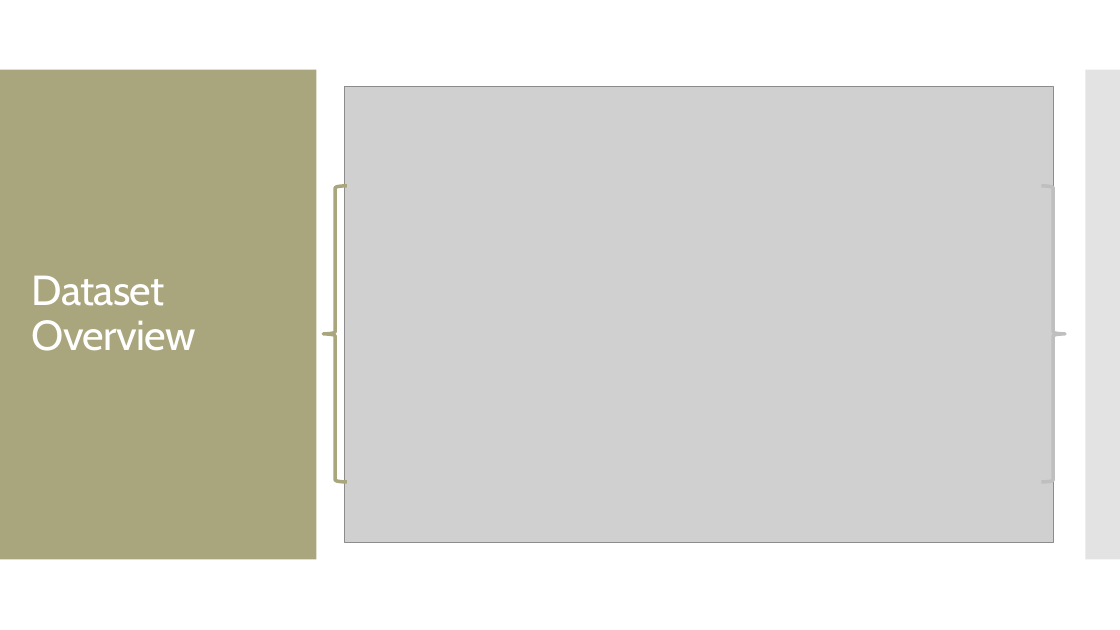
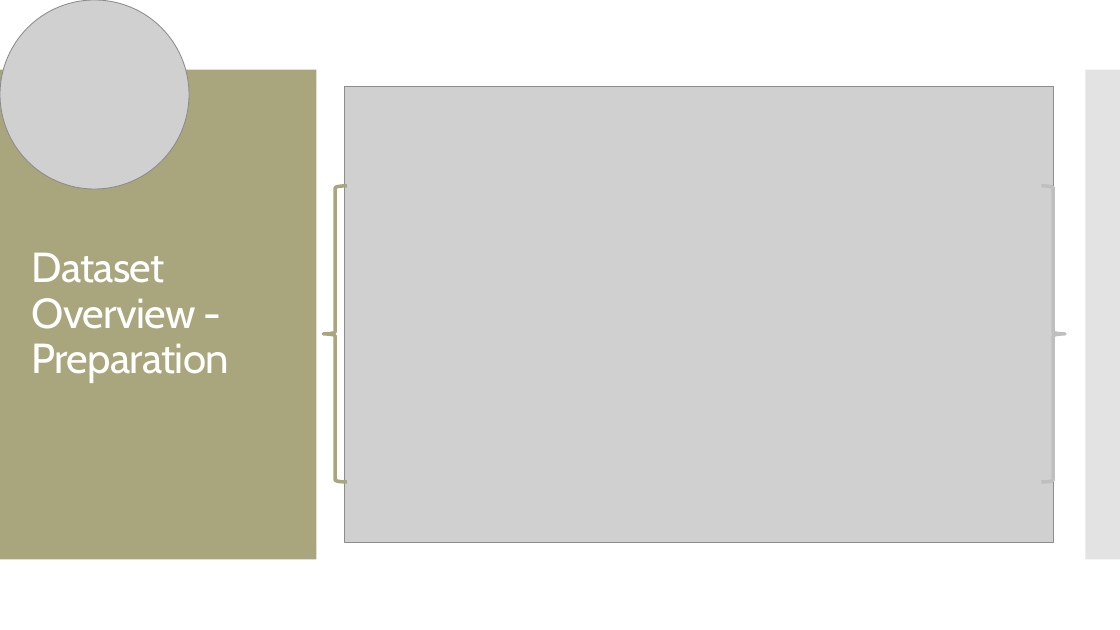
Before and after one commit to MGT-6203-Summer-2023-Edx/Team-6, a slide deck: slide 5 of Final Presentation Slides/Team_6_Final_Slides.pptx (slide 6 before the commit). Drawn at 1120x630 pixels with LibreOffice and Linux fonts; fonts in the diff are those of the drawing; grey boxes stand for pictures. Boxes give left, top, right and bottom in pixels: in the first picture for what was removed or moved away, otherwise in the second. Text is boxed around its words. In the diff, an @@ line names an element or a change of style, - is before the commit and + after.

```diff
--- a/Final Presentation Slides/Team_6_Final_Slides.pptx
+++ b/Final Presentation Slides/Team_6_Final_Slides.pptx
@@ picture added at [0,0,189,189] @@
@@ title at [32,252,229,383]: text changed @@
-Dataset Overview
+Dataset Overview - Preparation
```
Also in this commit, not shown: 14 other slides changed, 7 slides added, 3 slides removed.
